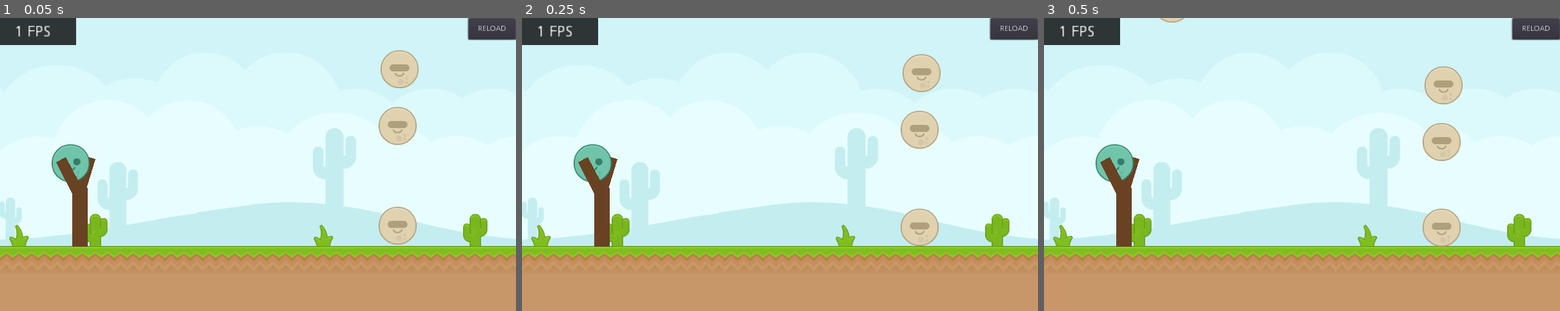
Above: before the commit, frames 1-3 (left to right).
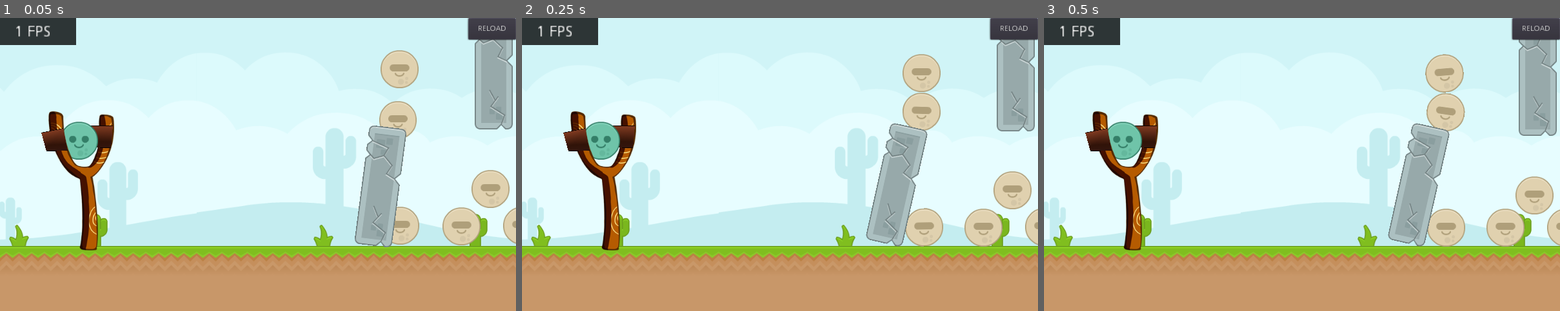
Above: after the commit, the same moments.

Repository: crystal-bit/angry-aliens
Game: Godot game, scene res://Scenes/StressTest/SpawningInfiniteEnemies.tscn
Same seed, same stepped clock (60 frames per second), same inputs: the game is played once before the commit and once after it. This scene is started directly instead of the project's main scene. The engine's default icon, where the game draws it, is replaced by a stand-in: a white triangle on a blue panel in a dark square.
Inputs:
- Up to frame 1 (0.05 s): no input
- Up to frame 2 (0.25 s): no input
- Up to frame 3 (0.5 s): no input

The runs differ from the first frame. In frame 1, 11% of the frame differs, in the area x 8-100%, y 7-80%; in frame 2, 11%; in frame 3, 12%, in the area x 8-100%, y 0-80%.

Commit message:
Add StoneObstacle, Obstacle interface, Score scene and vfx particles

Diff:
--- a/Objects/Enemy/Enemy.tscn
+++ b/Objects/Enemy/Enemy.tscn
@@ -8,6 +8,8 @@
 [node name="Enemy" type="RigidBody2D" groups=[
 "enemy",
 ]]
+contacts_reported = 1
+contact_monitor = true
 
 [node name="Sprite" type="Sprite" parent="."]
 texture = ExtResource( 1 )
--- /dev/null
+++ b/Objects/Obstacles/Obstacle.gd
@@ -0,0 +1,8 @@
+extends RigidBody2D
+class_name Obstacle
+
+export(Texture) var debris_texture
+
+
+func get_debris_texture() -> Texture:
+	return debris_texture
--- /dev/null
+++ b/Objects/Obstacles/StoneObstacle/StoneObstacle1.gd
@@ -0,0 +1,37 @@
+extends Obstacle
+class_name StoneObstacle
+
+export var breaking_point = 200
+export var start_damaged = false
+
+signal destroyed
+signal hit
+
+
+func _ready():
+	set_damaged(start_damaged)
+
+
+func set_damaged(damaged):
+	if damaged:
+		$Sprite.hide()
+		$SpriteDamaged.show()
+	else:
+		$Sprite.show()
+		$SpriteDamaged.hide()
+
+
+func is_damaged():
+	return $SpriteDamaged.visible
+
+
+func _on_StoneObstacle1_body_entered(body):
+	if not (body is RigidBody2D):
+		return
+	if body.linear_velocity.length() > breaking_point or linear_velocity.length() > breaking_point:
+		if is_damaged():
+			emit_signal("hit", self, body.global_position, true)
+			queue_free()
+		else:
+			emit_signal("hit", self, body.global_position, false)
+			set_damaged(true)
--- /dev/null
+++ b/Objects/Obstacles/StoneObstacle/StoneObstacle1.tscn
@@ -0,0 +1,31 @@
+[gd_scene load_steps=7 format=2]
+
+[ext_resource path="res://Assets/graphics/kenney_physicsAssets_v2/PNG/Stone elements/elementStone020.png" type="Texture" id=1]
+[ext_resource path="res://Assets/graphics/kenney_physicsAssets_v2/PNG/Stone elements/elementStone052.png" type="Texture" id=2]
+[ext_resource path="res://Objects/Obstacles/StoneObstacle/StoneObstacle1.gd" type="Script" id=3]
+[ext_resource path="res://Assets/graphics/kenney_physicsAssets_v2/PNG/Debris/debrisStone_1.png" type="Texture" id=4]
+[ext_resource path="res://Assets/graphics/kenney_physicsAssets_v2/PNG/Debris/debrisStone_3.png" type="Texture" id=5]
+
+[sub_resource type="RectangleShape2D" id=1]
+extents = Vector2( 33, 108 )
+
+[node name="StoneObstacle1" type="RigidBody2D"]
+mass = 6.0
+contacts_reported = 1
+contact_monitor = true
+script = ExtResource( 3 )
+breaking_point = 220
+start_damaged = true
+debris_texture = ExtResource( 4 )
+debris_texture2 = ExtResource( 5 )
+
+[node name="Sprite" type="Sprite" parent="."]
+texture = ExtResource( 1 )
+
+[node name="SpriteDamaged" type="Sprite" parent="."]
+visible = false
+texture = ExtResource( 2 )
+
+[node name="CollisionShape2D" type="CollisionShape2D" parent="."]
+shape = SubResource( 1 )
+[connection signal="body_entered" from="." to="." method="_on_StoneObstacle1_body_entered"]
--- /dev/null
+++ b/Objects/Projectile/Projectile.gd
@@ -0,0 +1 @@
+extends RigidBody2D
--- a/Objects/Projectile/Projectile.tscn
+++ b/Objects/Projectile/Projectile.tscn
@@ -1,11 +1,13 @@
-[gd_scene load_steps=3 format=2]
+[gd_scene load_steps=4 format=2]
 
 [ext_resource path="res://Assets/graphics/kenney_physicsAssets_v2/PNG/Aliens/alienGreen_round.png" type="Texture" id=1]
+[ext_resource path="res://Objects/Projectile/Projectile.gd" type="Script" id=2]
 
 [sub_resource type="CircleShape2D" id=1]
 radius = 34.8658
 
 [node name="Projectile" type="RigidBody2D"]
+script = ExtResource( 2 )
 
 [node name="Sprite" type="Sprite" parent="."]
 texture = ExtResource( 1 )
--- /dev/null
+++ b/Objects/Score/Score.gd
@@ -0,0 +1,66 @@
+extends Node2D
+tool
+
+
+export(int) var score_value setget set_score
+export(int) var distance = 0 setget set_distance
+
+
+func set_score(value: int):
+	if !value is int:
+		print("Error in set_score: value has to be integer")
+		return
+	score_value = value
+	_update_sprites()
+
+
+func set_distance(val):
+	distance = val
+	_update_sprites()
+
+
+func _update_sprites(animate=true):
+	# remove old score sprites
+	for c in get_children():
+		c.queue_free()
+		remove_child(c)
+	# add new score sprites
+	for digit in str(score_value):
+		var num_spr: Sprite = _create_number(int(digit))
+		if get_child_count() > 0:
+			var last_num: Sprite = get_child(get_child_count() - 1)
+			num_spr.position.x = last_num.position.x + last_num.texture.get_size().x + distance
+		num_spr.name = "Sprite" + digit
+		add_child(num_spr)
+	if animate:
+		appear_animation()
+
+
+func appear_animation():
+	var delay = 0
+	for spr in get_children():
+		var tween = Tween.new()
+		add_child(tween)
+		tween.interpolate_property(
+			spr,
+			"scale",
+			Vector2(),
+			Vector2(1, 1),
+			1,
+			Tween.TRANS_ELASTIC,
+			Tween.EASE_OUT,
+			delay
+		)
+		delay += 0.05
+		tween.start()
+
+
+
+func _create_number(num) -> Sprite:
+	assert(num >= 0 and num <= 10)
+	var spr = Sprite.new()
+	var texture_path = "res://Assets/graphics/kenney2/numbers/hud{n}.png".format({"n": num})
+	var texture = load(texture_path)
+	spr.texture = texture
+	spr.position = Vector2(100, 100)
+	return spr
--- /dev/null
+++ b/Objects/Score/Score.tscn
@@ -0,0 +1,11 @@
+[gd_scene load_steps=2 format=2]
+
+[ext_resource path="res://Objects/Score/Score.gd" type="Script" id=1]
+
+[node name="Score" type="Node2D"]
+script = ExtResource( 1 )
+__meta__ = {
+"_editor_description_": "Don't edit children. They will be generated automatically."
+}
+score_value = 100
+distance = 5
--- a/Objects/Slingshot/Slingshot.gd
+++ b/Objects/Slingshot/Slingshot.gd
@@ -7,8 +7,10 @@
 onready var control_bone = $Skeleton2D/Bone1/Bone2
 onready var rest_position = $RestPosition # used also to calculate the launch vector
 onready var trajectory_drawer = $TrajectoryDrawer
+export var slingshot_elastic_force = 4
 
-export var slingshot_elastic_force = 4
+signal projectile_launched
+
 var launch_impulse = Vector2(0, 0)  # impulse (kg*m / s) - https://en.wikipedia.org/wiki/Impulse_(physics)
 
 enum States {
@@ -42,15 +44,16 @@
 			projectile.gravity_scale * ProjectSettings.get("physics/2d/default_gravity")
 		)
 	if state == States.PROJECTILE_MOVING:
-		if projectile.linear_velocity.length() < 15:
-			state = States.IDLE
+		pass
+#		if projectile.linear_velocity.length() < 15:
+#			state = States.IDLE
 			# TODO reset projectile
 
 
 func deform_skeleton_mesh():
 	var gm_pos = get_global_mouse_position()
 	if gm_pos.x < $Skeleton2D/Bone1.global_position.x - 50:
-		control_bone.global_position = gm_pos + Vector2(25, 0)
+		control_bone.global_position = gm_pos + Vector2(5, 0)
 
 
 func update_launch_impulse():
@@ -63,6 +66,7 @@
 	projectile.mode = RigidBody2D.MODE_RIGID
 #	projectile.global_position = control_bone.global_position
 	projectile.apply_impulse(Vector2(), launch_impulse)
+	emit_signal("projectile_launched", projectile)
 
 
 func _on_InputArea_slingshot_grabbed():
--- a/Objects/Slingshot/Slingshot.tscn
+++ b/Objects/Slingshot/Slingshot.tscn
@@ -6,16 +6,10 @@
 [ext_resource path="res://Objects/Slingshot/Skeleton2D.gd" type="Script" id=4]
 [ext_resource path="res://Objects/Slingshot/Slingshot.gd" type="Script" id=5]
 [ext_resource path="res://Objects/Slingshot/TrajectoryDrawer/TrajectoryDrawer.tscn" type="PackedScene" id=6]
+[ext_resource path="res://Assets/graphics/fiondina2.png" type="Texture" id=7]
+[ext_resource path="res://Assets/graphics/fiondina3.png" type="Texture" id=8]
 
-[sub_resource type="Gradient" id=1]
-offsets = PoolRealArray( 1 )
-colors = PoolColorArray( 0.411765, 0.258824, 0.141176, 1 )
-
-[sub_resource type="GradientTexture" id=2]
-gradient = SubResource( 1 )
-width = 1024
-
-[sub_resource type="CircleShape2D" id=3]
+[sub_resource type="CircleShape2D" id=1]
 radius = 50.7509
 
 [node name="Slingshot" type="Node2D"]
@@ -25,29 +19,17 @@
 }
 slingshot_elastic_force = 5
 
-[node name="ColorRect" type="ColorRect" parent="."]
-margin_left = 14.5116
-margin_top = 105.452
-margin_right = 42.5116
-margin_bottom = 213.452
-color = Color( 0.411765, 0.258824, 0.141176, 1 )
-__meta__ = {
-"_edit_use_anchors_": false
-}
-
-[node name="ColorRect4" type="Sprite" parent="."]
-position = Vector2( 37.103, 45.4869 )
-rotation = 0.292274
-scale = Vector2( 0.0206501, 77.9801 )
-texture = SubResource( 2 )
-centered = false
+[node name="SpriteBack" type="Sprite" parent="."]
+position = Vector2( 121, 127 )
+scale = Vector2( 0.9, 0.9 )
+texture = ExtResource( 8 )
 
 [node name="Polygon2D" type="Polygon2D" parent="."]
-position = Vector2( 16.7654, 45.6506 )
+position = Vector2( 29.7654, 45.6506 )
 scale = Vector2( 0.3, 0.3 )
 texture = ExtResource( 1 )
 skeleton = NodePath("../Skeleton2D")
-polygon = PoolVector2Array( 0, 0, 72, 0, 72, 124, 0, 124 )
+polygon = PoolVector2Array( 114.115, -45.502, 190.782, -45.502, 177.449, 94.498, 114.115, 91.1647 )
 uv = PoolVector2Array( 0, 0, 72, 0, 72, 124, 0, 124 )
 polygons = [ PoolIntArray( 0, 1, 2, 3 ), PoolIntArray( 0, 1, 2, 3 ) ]
 bones = [ NodePath("Bone1"), PoolRealArray( 0, 0, 0, 0 ), NodePath("Bone1/Bone2"), PoolRealArray( 1, 0, 0, 1 ) ]
@@ -69,21 +51,32 @@
 [node name="Bone2" type="Bone2D" parent="Skeleton2D/Bone1"]
 position = Vector2( 60, 0 )
 rest = Transform2D( 1, 0, 0, 1, 39.071, 0 )
-default_length = 32.0
 script = ExtResource( 2 )
 
 [node name="Tween" type="Tween" parent="Skeleton2D"]
 
 [node name="RestPosition" type="Position2D" parent="."]
-position = Vector2( 12, 60 )
+position = Vector2( 25, 60 )
 
-[node name="ColorRect2" type="Sprite" parent="."]
-position = Vector2( -14.8521, 57.9149 )
-rotation = -0.47827
-scale = Vector2( 0.0197979, 73.8796 )
+[node name="SpriteFront" type="Sprite" parent="."]
+position = Vector2( 122.8, 127.6 )
+scale = Vector2( 0.9, 0.9 )
 z_index = 2
-texture = SubResource( 2 )
-centered = false
+texture = ExtResource( 7 )
+
+[node name="Polygon2D2" type="Polygon2D" parent="."]
+position = Vector2( -55.2346, 53.6506 )
+scale = Vector2( 0.3, 0.3 )
+z_index = 2
+texture = ExtResource( 1 )
+skeleton = NodePath("../Skeleton2D")
+polygon = PoolVector2Array( 104.115, -28.8353, 167.449, -55.502, 197.449, 84.498, 134.115, 87.8313 )
+uv = PoolVector2Array( 0, 0, 72, 0, 72, 124, 0, 124 )
+polygons = [ PoolIntArray( 0, 1, 2, 3 ), PoolIntArray( 0, 1, 2, 3 ) ]
+bones = [ NodePath("Bone1"), PoolRealArray( 0, 0, 0, 0 ), NodePath("Bone1/Bone2"), PoolRealArray( 1, 0, 0, 1 ) ]
+__meta__ = {
+"_editor_description_": ""
+}
 
 [node name="InputArea" type="Area2D" parent="."]
 position = Vector2( 32.5076, 61.6981 )
--- /dev/null
+++ b/Objects/VFX/Debris/Debris.tscn
@@ -0,0 +1,39 @@
+[gd_scene load_steps=5 format=2]
+
+[ext_resource path="res://Assets/graphics/kenney_physicsAssets_v2/PNG/Debris/debrisStone_3.png" type="Texture" id=1]
+
+[sub_resource type="Gradient" id=1]
+offsets = PoolRealArray( 0, 0.754875, 1 )
+colors = PoolColorArray( 1, 1, 1, 1, 1, 1, 1, 1, 1, 1, 1, 0 )
+
+[sub_resource type="GradientTexture" id=2]
+gradient = SubResource( 1 )
+
+[sub_resource type="ParticlesMaterial" id=3]
+emission_shape = 1
+emission_sphere_radius = 20.0
+flag_disable_z = true
+spread = 180.0
+gravity = Vector3( 0, 320, 0 )
+initial_velocity = 100.0
+angular_velocity = 100.0
+angular_velocity_random = 0.74
+orbit_velocity = 0.0
+orbit_velocity_random = 0.0
+scale = 0.4
+scale_random = 0.55
+color_ramp = SubResource( 2 )
+
+[node name="Debris" type="Particles2D"]
+emitting = false
+amount = 4
+lifetime = 1.7
+one_shot = true
+explosiveness = 0.99
+process_material = SubResource( 3 )
+texture = ExtResource( 1 )
+__meta__ = {
+"_editor_description_": "Debris particles shown when an obstacle is destroyed.
+
+You should set the texture from your scene."
+}
--- /dev/null
+++ b/Objects/VFX/Destruction/Destruction.gd
@@ -0,0 +1,13 @@
+extends AnimatedSprite
+
+
+func _ready():
+	pass # Replace with function body.
+
+
+
+func _on_AnimatedSprite_animation_finished():
+	var t = Tween.new()
+	add_child(t)
+	t.interpolate_property(self, "modulate:a", self.modulate.a, 0, 1, Tween.TRANS_EXPO, Tween.EASE_OUT)
+	t.start()
--- /dev/null
+++ b/Objects/VFX/Destruction/Destruction.tscn
@@ -0,0 +1,28 @@
+[gd_scene load_steps=8 format=2]
+
+[ext_resource path="res://Assets/graphics/kenney2/explosion/regularExplosion04.png" type="Texture" id=1]
+[ext_resource path="res://Assets/graphics/kenney2/explosion/regularExplosion05.png" type="Texture" id=2]
+[ext_resource path="res://Assets/graphics/kenney2/explosion/regularExplosion06.png" type="Texture" id=3]
+[ext_resource path="res://Assets/graphics/kenney2/explosion/regularExplosion03.png" type="Texture" id=4]
+[ext_resource path="res://Assets/graphics/kenney2/explosion/regularExplosion07.png" type="Texture" id=5]
+[ext_resource path="res://Objects/VFX/Destruction/Destruction.gd" type="Script" id=6]
+
+
+
+
+
+[sub_resource type="SpriteFrames" id=1]
+animations = [ {
+"frames": [ ExtResource( 4 ), ExtResource( 1 ), ExtResource( 2 ), ExtResource( 3 ), ExtResource( 5 ) ],
+"loop": false,
+"name": "explode",
+"speed": 20.0
+} ]
+
+[node name="AnimatedSprite" type="AnimatedSprite"]
+modulate = Color( 1, 1, 1, 0.67451 )
+self_modulate = Color( 7, 7, 7, 1 )
+frames = SubResource( 1 )
+animation = "explode"
+script = ExtResource( 6 )
+[connection signal="animation_finished" from="." to="." method="_on_AnimatedSprite_animation_finished"]
--- /dev/null
+++ b/Objects/VFX/Dust/Dust.tscn
@@ -0,0 +1,54 @@
+[gd_scene load_steps=9 format=2]
+
+[ext_resource path="res://Assets/graphics/kenney2/smokeWhite4.png" type="Texture" id=1]
+
+[sub_resource type="Gradient" id=1]
+offsets = PoolRealArray( 0.742754, 1 )
+colors = PoolColorArray( 1, 1, 1, 1, 1, 1, 1, 0 )
+
+[sub_resource type="GradientTexture" id=2]
+gradient = SubResource( 1 )
+
+[sub_resource type="Curve" id=3]
+min_value = -200.0
+max_value = 200.0
+_data = [ Vector2( 0, 1 ), 0.0, 0.0, 0, 0, Vector2( 0.083612, -120 ), 0.0, 0.0, 0, 0, Vector2( 1, -67.2727 ), 0.0, 0.0, 0, 0 ]
+
+[sub_resource type="CurveTexture" id=4]
+curve = SubResource( 3 )
+
+[sub_resource type="Curve" id=5]
+_data = [ Vector2( 0.015873, 0 ), 0.0, 0.0, 0, 0, Vector2( 0.0234114, 0.843182 ), 0.246865, 0.246865, 0, 0, Vector2( 0.812709, 0.859091 ), 0.0, 0.0, 0, 0, Vector2( 1, 0 ), 0.0, 0.0, 0, 0 ]
+
+[sub_resource type="CurveTexture" id=6]
+curve = SubResource( 5 )
+
+[sub_resource type="ParticlesMaterial" id=7]
+lifetime_randomness = 0.23
+emission_shape = 1
+emission_sphere_radius = 30.0
+flag_disable_z = true
+direction = Vector3( 0, 0, 0 )
+spread = 180.0
+gravity = Vector3( 0, 5, 0 )
+initial_velocity = 140.0
+initial_velocity_random = 0.16
+angular_velocity = 10.0
+angular_velocity_random = 1.0
+orbit_velocity = 0.0
+orbit_velocity_random = 0.0
+linear_accel_curve = SubResource( 4 )
+scale = 0.6
+scale_random = 1.0
+scale_curve = SubResource( 6 )
+color_ramp = SubResource( 2 )
+
+[node name="Dust" type="Particles2D"]
+scale = Vector2( 0.5, 0.5 )
+emitting = false
+amount = 3
+lifetime = 1.3
+one_shot = true
+explosiveness = 1.0
+process_material = SubResource( 7 )
+texture = ExtResource( 1 )
--- /dev/null
+++ b/Scenes/Levels/Level1/Debris.gd
@@ -0,0 +1,49 @@
+extends Node
+
+
+export(PackedScene) var dust_scene
+export(PackedScene) var explosion_scene
+export(PackedScene) var debris_scene
+
+
+func spawn_dust_particles(gpos, amount):
+	var dust: Particles2D = dust_scene.instance()
+	dust.amount = amount
+	dust.emitting = true
+	dust.global_position = gpos
+	add_child(dust)
+
+
+func spawn_debris(gpos, obstacle):
+	var debris: Particles2D = debris_scene.instance()
+	debris.texture = obstacle.get_debris_texture()
+	debris.amount = 4 + randi() % 2
+	debris.emitting = true
+	debris.global_position = gpos
+	add_child(debris)
+
+
+func spawn_explosion(gpos):
+	var explosion: AnimatedSprite = explosion_scene.instance()
+	explosion.play()
+	explosion.global_position = gpos
+	add_child(explosion)
+
+
+func _on_Obstacle_hit(obstacle, global_pos, was_destroyed):
+	spawn_dust_particles(global_pos, 2 + randi() % 2 )
+	if was_destroyed:
+		spawn_debris(global_pos, obstacle)
+		spawn_explosion(global_pos)
+
+
+func _on_Projectile_body_entered(body, projectile: RigidBody2D):
+	var speed = projectile.linear_velocity.length()
+	if speed > 50:
+		spawn_dust_particles(projectile.global_position, 1 + floor(speed / 100))
+#	if body is RigidBody2D:
+#		pass
+
+
+func _on_Slingshot_projectile_launched(projectile: RigidBody2D):
+	spawn_dust_particles(projectile.global_position, 2 + randi() % 2)
--- /dev/null
+++ b/Scenes/Levels/Level1/Enemies.gd
@@ -0,0 +1,15 @@
+extends Node
+
+
+export(int) var force_to_destroy_enemy = 200
+
+
+func _ready():
+	for enemy in get_children():
+		enemy.connect("body_entered", self, "_on_enemy_body_entered", [enemy])
+
+
+func _on_enemy_body_entered(body, enemy: RigidBody2D):
+	if body is RigidBody2D:
+		if body.linear_velocity.length() + enemy.linear_velocity.length() > force_to_destroy_enemy:
+			enemy.queue_free()
--- a/Scenes/Levels/Level1/Level1.gd
+++ b/Scenes/Levels/Level1/Level1.gd
@@ -1,5 +1,12 @@
 extends Node2D
 
+
+onready var projectile = $Projectile # TODO: this needs to be updated
+onready var vfx_manager = $Debris
+
+
+func _ready():
+	projectile.connect("body_entered", vfx_manager, "_on_Projectile_body_entered", [projectile])
 
 
 func _on_ReloadSceneBtn_pressed():
--- a/Scenes/Levels/Level1/Level1.tscn
+++ b/Scenes/Levels/Level1/Level1.tscn
@@ -1,6 +1,6 @@
-[gd_scene load_steps=17 format=2]
-
-[ext_resource path="res://Objects/Obstacles/WoodObstacle1.tscn" type="PackedScene" id=1]
+[gd_scene load_steps=24 format=2]
+
+[ext_resource path="res://Objects/Obstacles/WoodObstacle/WoodObstacle1.tscn" type="PackedScene" id=1]
 [ext_resource path="res://Assets/graphics/kenney_physicsAssets_v2/Spritesheet/spritesheet_tiles.png" type="Texture" id=2]
 [ext_resource path="res://Objects/Projectile/Projectile.tscn" type="PackedScene" id=3]
 [ext_resource path="res://icon.png" type="Texture" id=4]
@@ -10,6 +10,13 @@
 [ext_resource path="res://Objects/Slingshot/Slingshot.tscn" type="PackedScene" id=8]
 [ext_resource path="res://Scenes/Levels/Level1/CameraFocus.gd" type="Script" id=9]
 [ext_resource path="res://Scenes/Levels/Level1/Level1.gd" type="Script" id=10]
+[ext_resource path="res://Objects/Obstacles/StoneObstacle/StoneObstacle1.tscn" type="PackedScene" id=11]
+[ext_resource path="res://Scenes/Levels/Level1/Obstacles.gd" type="Script" id=12]
+[ext_resource path="res://Objects/VFX/Dust/Dust.tscn" type="PackedScene" id=13]
+[ext_resource path="res://Scenes/Levels/Level1/Debris.gd" type="Script" id=14]
+[ext_resource path="res://Objects/VFX/Destruction/Destruction.tscn" type="PackedScene" id=15]
+[ext_resource path="res://Objects/VFX/Debris/Debris.tscn" type="PackedScene" id=16]
+[ext_resource path="res://Scenes/Levels/Level1/Enemies.gd" type="Script" id=17]
 
 [sub_resource type="ConvexPolygonShape2D" id=1]
 points = PoolVector2Array( 70, 70, 0, 70, 0, 0, 70, 0 )
@@ -102,7 +109,8 @@
 [node name="Background" type="Node2D" parent="."]
 position = Vector2( -4, 0 )
 __meta__ = {
-"_edit_group_": true
+"_edit_group_": true,
+"_edit_lock_": true
 }
 
 [node name="blue_desert" type="Sprite" parent="Background"]
@@ -140,46 +148,60 @@
 texture = SubResource( 6 )
 centered = false
 
-[node name="Enemies" type="Node2D" parent="TileMap"]
-position = Vector2( 400, 0 )
-
-[node name="Enemy" parent="TileMap/Enemies" instance=ExtResource( 6 )]
-position = Vector2( 737.934, 383.923 )
-
-[node name="Enemy2" parent="TileMap/Enemies" instance=ExtResource( 6 )]
-position = Vector2( 849.313, 382.175 )
-
-[node name="Enemy3" parent="TileMap/Enemies" instance=ExtResource( 6 )]
-position = Vector2( 790.612, 314.915 )
-
-[node name="Obstacles" type="Node2D" parent="TileMap"]
-position = Vector2( 272, 0 )
-
-[node name="WoodObstacle1" parent="TileMap/Obstacles" instance=ExtResource( 1 )]
-position = Vector2( 720, 384 )
-
-[node name="WoodObstacle2" parent="TileMap/Obstacles" instance=ExtResource( 1 )]
-position = Vector2( 720, 312 )
-
-[node name="WoodObstacle3" parent="TileMap/Obstacles" instance=ExtResource( 1 )]
-position = Vector2( 720, 240 )
-
-[node name="WoodObstacle4" parent="TileMap/Obstacles" instance=ExtResource( 1 )]
-position = Vector2( 720, 168 )
+[node name="Enemies" type="Node" parent="."]
+script = ExtResource( 17 )
+
+[node name="Enemy" parent="Enemies" instance=ExtResource( 6 )]
+position = Vector2( 849.934, 383.923 )
+
+[node name="Enemy2" parent="Enemies" instance=ExtResource( 6 )]
+position = Vector2( 961.313, 382.175 )
+
+[node name="Enemy3" parent="Enemies" instance=ExtResource( 6 )]
+position = Vector2( 902.612, 314.915 )
+
+[node name="Obstacles" type="Node" parent="."]
+script = ExtResource( 12 )
+particles_manager_path = NodePath("../ParticlesManager")
+
+[node name="StoneObstacle1" parent="Obstacles" instance=ExtResource( 11 )]
+position = Vector2( 709.241, 306.508 )
+
+[node name="StoneObstacle2" parent="Obstacles" instance=ExtResource( 11 )]
+position = Vector2( 909.25, 95.445 )
+
+[node name="WoodObstacle1" parent="Obstacles" instance=ExtResource( 1 )]
+position = Vector2( 1096, 384 )
+
+[node name="WoodObstacle2" parent="Obstacles" instance=ExtResource( 1 )]
+position = Vector2( 1096, 312 )
+
+[node name="WoodObstacle3" parent="Obstacles" instance=ExtResource( 1 )]
+position = Vector2( 1096, 240 )
+
+[node name="WoodObstacle4" parent="Obstacles" instance=ExtResource( 1 )]
+position = Vector2( 1096, 168 )
 
 [node name="Slingshot" parent="." instance=ExtResource( 8 )]
-position = Vector2( 118.005, 207.916 )
+position = Vector2( 121.005, 165.916 )
 projectile_path = NodePath("../Projectile")
 slingshot_elastic_force = 15
 
 [node name="Projectile" parent="." groups=[
 "projectile",
 ] instance=ExtResource( 3 )]
-position = Vector2( 130.005, 267.916 )
-z_index = 1
+position = Vector2( 154.005, 211.916 )
 mode = 3
 mass = 5.0
+contacts_reported = 1
+contact_monitor = true
 sleeping = true
+
+[node name="ParticlesManager" type="Node" parent="."]
+script = ExtResource( 14 )
+dust_scene = ExtResource( 13 )
+explosion_scene = ExtResource( 15 )
+debris_scene = ExtResource( 16 )
 
 [node name="CanvasLayer" type="CanvasLayer" parent="."]
 
@@ -197,14 +219,13 @@
 }
 
 [node name="CameraFocus" type="Node2D" parent="."]
-position = Vector2( 632, 304 )
+position = Vector2( 663, 304 )
 script = ExtResource( 9 )
 __meta__ = {
 "_edit_group_": true
 }
 
 [node name="Camera2D" type="Camera2D" parent="CameraFocus"]
-scale = Vector2( 0.964905, 0.976555 )
 current = true
 zoom = Vector2( 1.6, 1.6 )
 limit_left = -600
@@ -219,4 +240,28 @@
 visible = false
 scale = Vector2( 0.5, 0.5 )
 texture = ExtResource( 4 )
+
+[node name="CameraFocus2" type="Node2D" parent="."]
+position = Vector2( 663, 304 )
+script = ExtResource( 9 )
+__meta__ = {
+"_edit_group_": true
+}
+
+[node name="Camera2D" type="Camera2D" parent="CameraFocus2"]
+current = true
+zoom = Vector2( 1.6, 1.6 )
+limit_left = -600
+limit_top = -600
+limit_right = 2300
+limit_bottom = 850
+smoothing_enabled = true
+editor_draw_screen = false
+editor_draw_limits = true
+
+[node name="debug" type="Sprite" parent="CameraFocus2"]
+visible = false
+scale = Vector2( 0.5, 0.5 )
+texture = ExtResource( 4 )
+[connection signal="projectile_launched" from="Slingshot" to="ParticlesManager" method="_on_Slingshot_projectile_launched"]
 [connection signal="pressed" from="CanvasLayer/ReloadSceneBtn" to="." method="_on_ReloadSceneBtn_pressed"]
--- /dev/null
+++ b/Scenes/Levels/Level1/Obstacles.gd
@@ -0,0 +1,10 @@
+extends Node
+
+export(NodePath) var particles_manager_path
+onready var particles_manager = get_node(particles_manager_path)
+
+
+func _ready():
+	for obstacle in get_children():
+		if obstacle is StoneObstacle:
+			obstacle.connect("hit", particles_manager, "_on_Obstacle_hit")
--- a/project.godot
+++ b/project.godot
@@ -8,9 +8,20 @@
 
 config_version=4
 
-_global_script_classes=[  ]
+_global_script_classes=[ {
+"base": "RigidBody2D",
+"class": "Obstacle",
+"language": "GDScript",
+"path": "res://Objects/Obstacles/Obstacle.gd"
+}, {
+"base": "Obstacle",
+"class": "StoneObstacle",
+"language": "GDScript",
+"path": "res://Objects/Obstacles/StoneObstacle/StoneObstacle1.gd"
+} ]
 _global_script_class_icons={
-
+"Obstacle": "",
+"StoneObstacle": ""
 }
 
 [application]
Renamed: Objects/Obstacles/WoodObstacle1.tscn -> Objects/Obstacles/WoodObstacle/WoodObstacle1.tscn
Not shown: 1 places in Objects/Slingshot/Slingshot.tscn that only renumber resources
